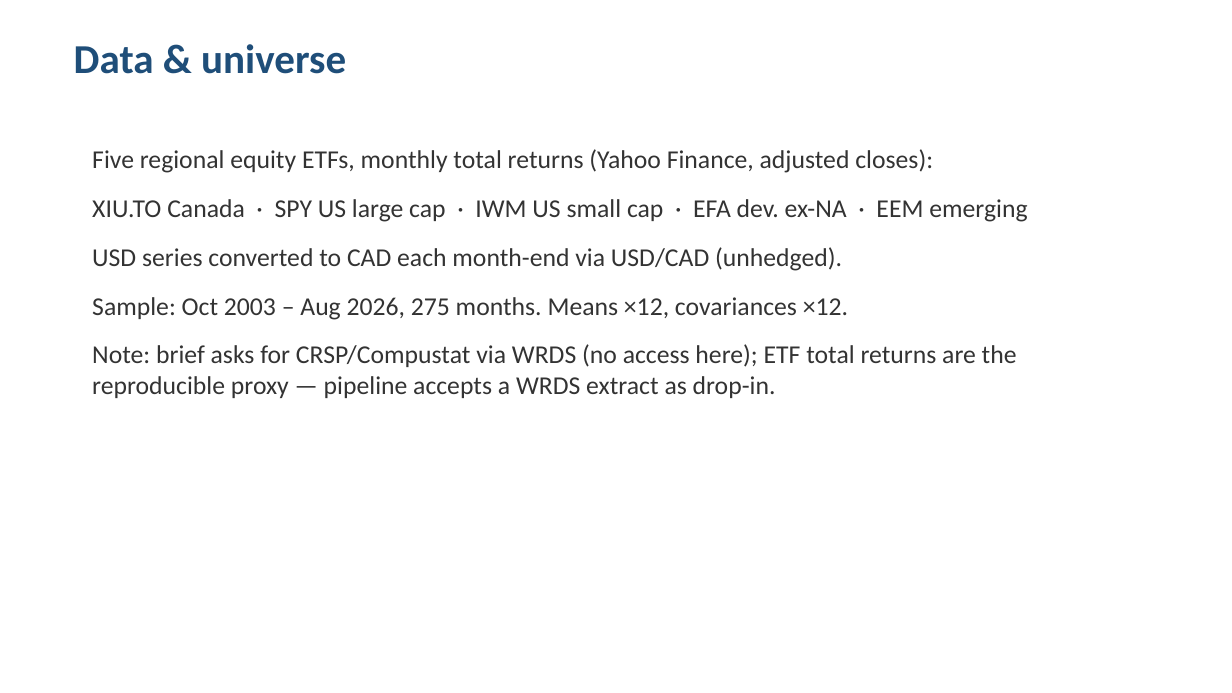
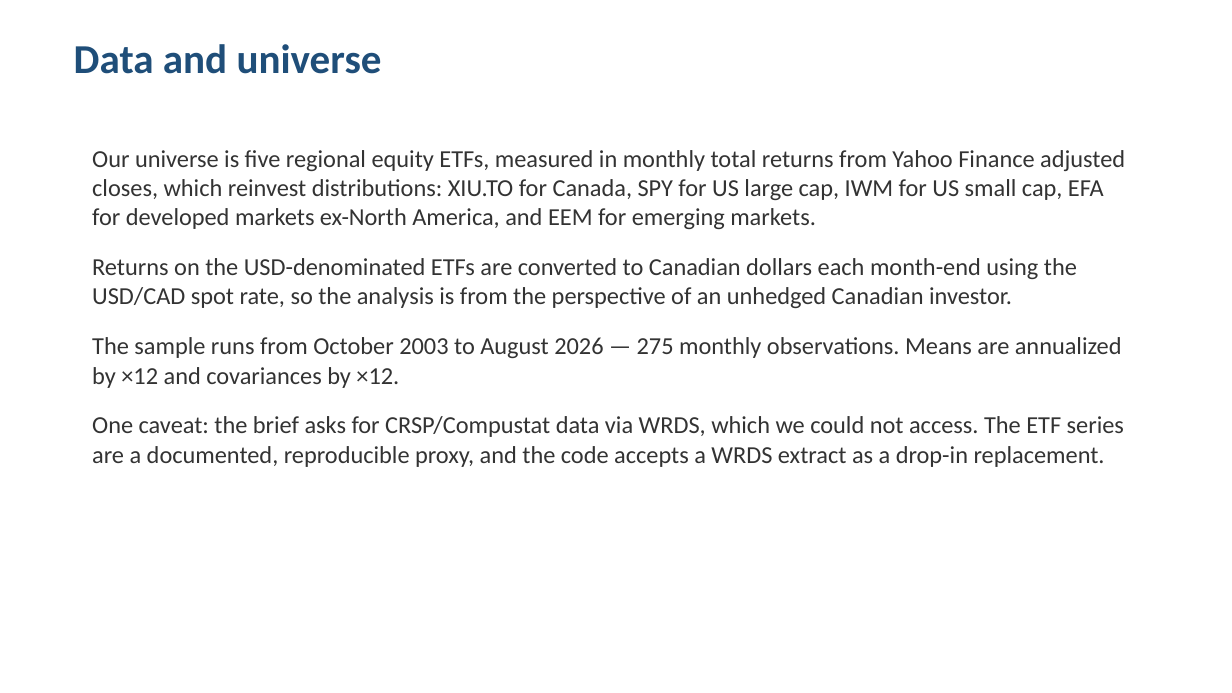
Before and after one commit to faketut/cfm301-project1-efficient-portfolio, a slide deck: slide 3 of presentation/deck.pptx. Drawn at 1232x693 pixels with LibreOffice and Linux fonts; fonts in the diff are those of the drawing. Boxes give left, top, right and bottom in pixels: in the first picture for what was removed or moved away, otherwise in the second. Text is boxed around its words. In the diff, an @@ line names an element or a change of style, - is before the commit and + after.

Commit message:
Fix frontier to efficient upper branch; full-sentence deck; larger frontier slide figure

```diff
--- a/presentation/deck.pptx
+++ b/presentation/deck.pptx
@@ text at (x1=74, y1=44, x2=382, y2=74): text changed @@
-Data & universe
+Data and universe
@@ text at (x1=92, y1=150, x2=1125, y2=467): text changed; size 20 to 19 pt @@
-Five regional equity ETFs, monthly total returns (Yahoo Finance, adjusted closes):
-XIU.TO Canada · SPY US large cap · IWM US small cap · EFA dev. ex-NA · EEM emerging
-USD series converted to CAD each month-end via USD/CAD (unhedged).
-Sample: Oct 2003 – Aug 2026, 275 months. Means ×12, covariances ×12.
-Note: brief asks for CRSP/Compustat via WRDS (no access here); ETF total returns are the reproducible proxy — pipeline accepts a WRDS extract as drop-in.
+Our universe is five regional equity ETFs, measured in monthly total returns from Yahoo Finance adjusted closes, which reinvest distributions: XIU.TO for Canada, SPY for US large cap, IWM for US small cap, EFA for developed markets ex-North America, and EEM for emerging markets.
+Returns on the USD-denominated ETFs are converted to Canadian dollars each month-end using the USD/CAD spot rate, so the analysis is from the perspective of an unhedged Canadian investor.
+The sample runs from October 2003 to August 2026 — 275 monthly observations. Means are annualized by ×12 and covariances by ×12.
+One caveat: the brief asks for CRSP/Compustat data via WRDS, which we could not access. The ETF series are a documented, reproducible proxy, and the code accepts a WRDS extract as a drop-in replacement.
```
Also in this commit, not shown: 6 other slides changed, 6 other files.
